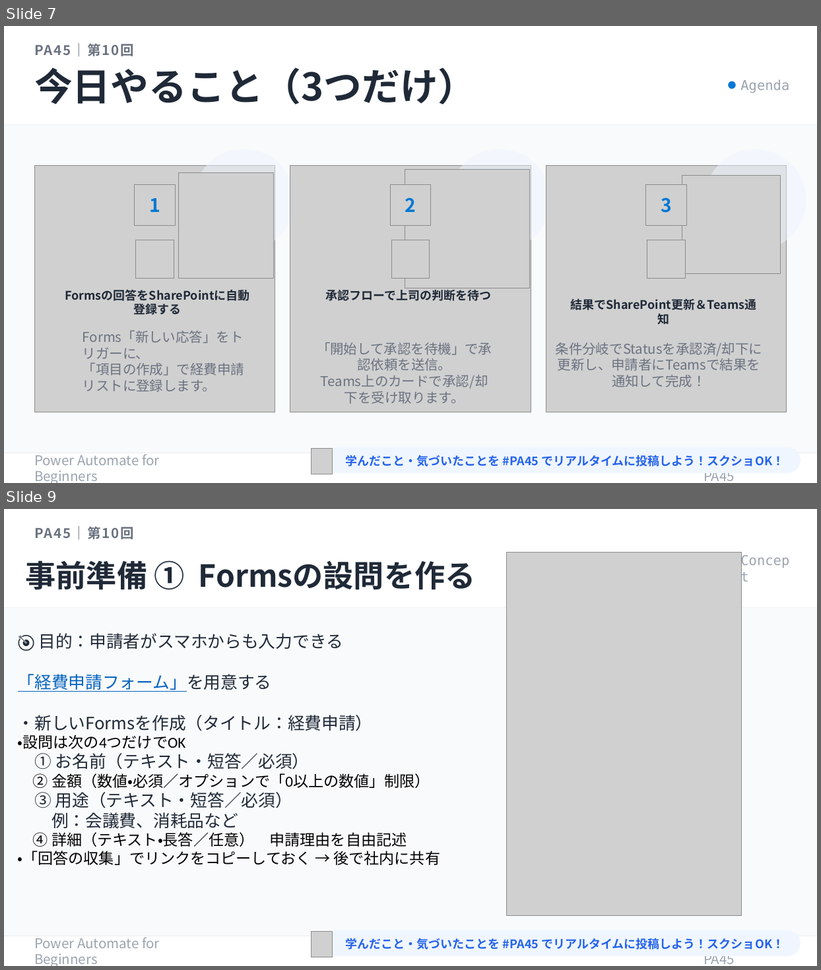
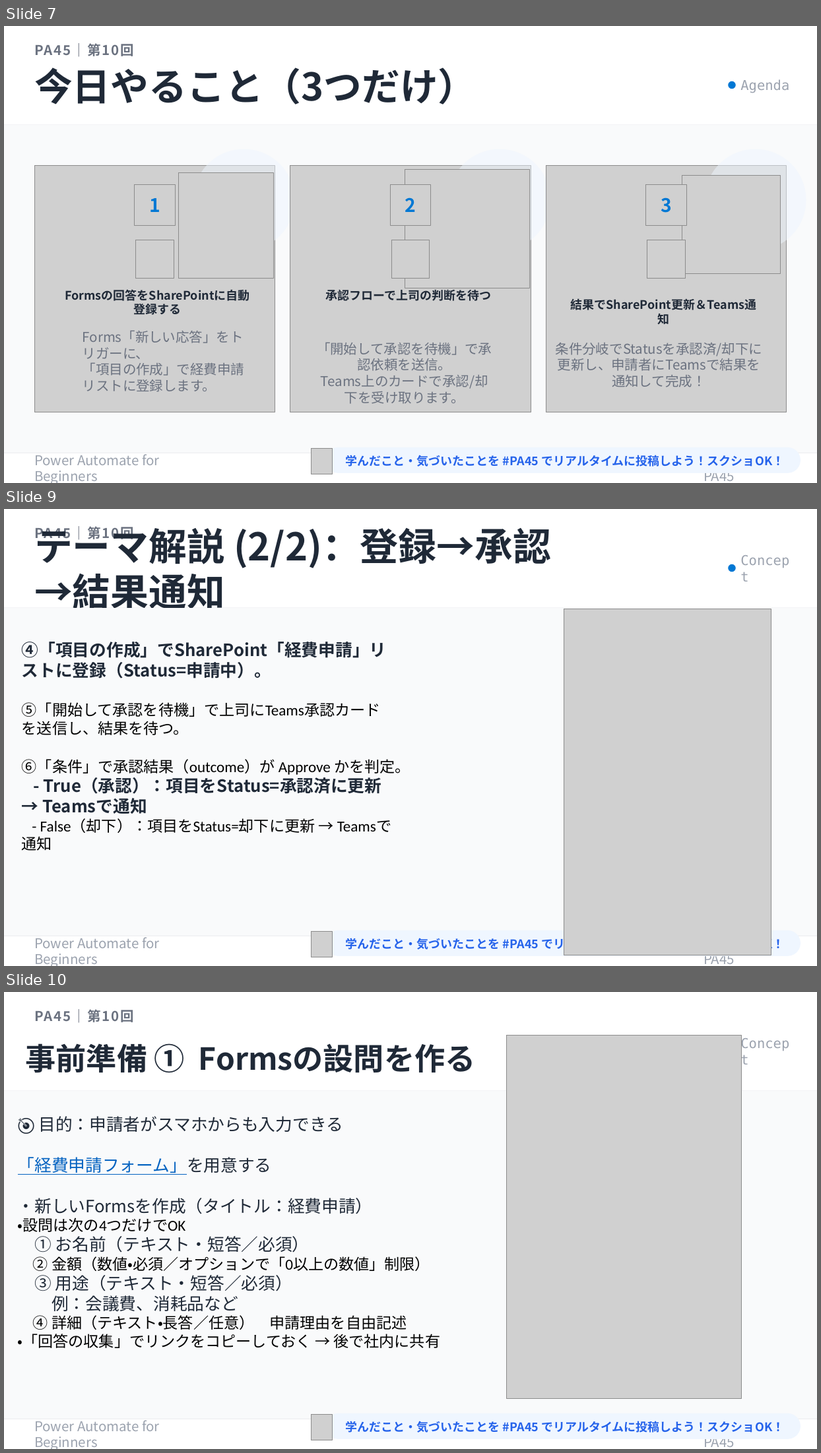
Before and after one commit to Haru-PowerPlatform/pa45, a slide deck: assets/pa45/P010_PA45_BizReview_20260514.pptx. Shown one above the other, each under a label of ours: slides 7 and 9 before the commit, slides 7, 9 and 10 after it; the slides between them are not shown. The pictures are 821x970 and 821x1453 pixels, drawn with LibreOffice and Linux fonts; fonts in the diff are those of the drawing; grey boxes stand for pictures. Boxes give left, top, right and bottom in pixels: in the first picture for what was removed or moved away, otherwise in the second. Text is boxed around its words. In the diff, an @@ line names an element or a change of style, - is before the commit and + after.

```diff
--- a/assets/pa45/P010_PA45_BizReview_20260514.pptx
+++ b/assets/pa45/P010_PA45_BizReview_20260514.pptx
@@ slide 9 added at box(4, 509, 817, 966), background #FFFFFF @@
@@ rectangle added at box(4, 509, 817, 966), fill #FFFFFF @@
@@ rectangle added at box(4, 509, 817, 608), fill #FFFFFF @@
@@ text added at box(34, 526, 134, 542), 16 pt, text #6B7280, bold @@
+PA45｜第10回
@@ text added at box(34, 526, 551, 608), 45 pt, text #1F2937, bold @@
+テーマ解説 (2/2)：登録→承認→結果通知
@@ ellipse added at box(729, 564, 736, 572), fill #0078D4 @@
@@ text added at box(741, 559, 792, 577), 16 pt, text #9CA3AF @@
+Concept
@@ rectangle added at box(4, 607, 817, 608), fill #F3F4F6 @@
@@ rectangle added at box(4, 608, 817, 936), fill #F9FAFB @@
@@ picture added at box(564, 609, 772, 956) @@
@@ text added at box(22, 642, 410, 833), 18 pt, text #000000 @@
+④「項目の作成」でSharePoint「経費申請」リストに登録（Status=申請中）。
+⑤「開始して承認を待機」で上司にTeams承認カードを送信し、結果を待つ。
+⑥「条件」で承認結果（outcome）が Approve かを判定。
+- True（承認）：項目をStatus=承認済に更新 → Teamsで通知
+- False（却下）：項目をStatus=却下に更新 → Teamsで通知
@@ rectangle added at box(4, 936, 817, 966), fill #FFFFFF @@
@@ rectangle added at box(4, 936, 817, 937), fill #E5E7EB @@
@@ text added at box(34, 937, 160, 966), 16 pt, text #9CA3AF @@
+Power Automate for Beginners
@@ picture added at box(311, 931, 332, 958) @@
@@ rounded rectangle added at box(325, 931, 801, 956), fill #EFF6FF @@
@@ text added at box(346, 937, 784, 953), 14 pt, text #2563EB, bold @@
+学んだこと・気づいたことを #PA45 でリアルタイムに投稿しよう！スクショOK！
@@ picture added at box(4, 963, 817, 966) @@
@@ text added at box(704, 955, 735, 964), 16 pt, text #9CA3AF @@
+Copyright © PA45
@@ what was slide 9 is now slide 10 @@
```
Also in this commit, not shown: 2 slides changed, 2 other files.
